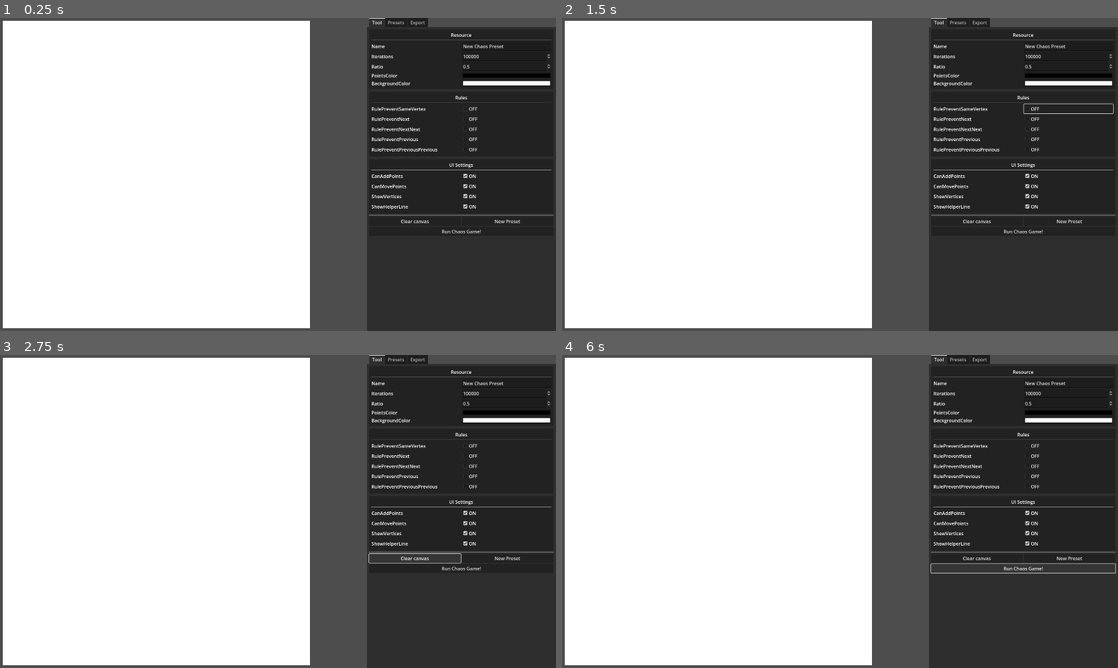
Above: before the commit, frames 1-4 (two rows, left to right).
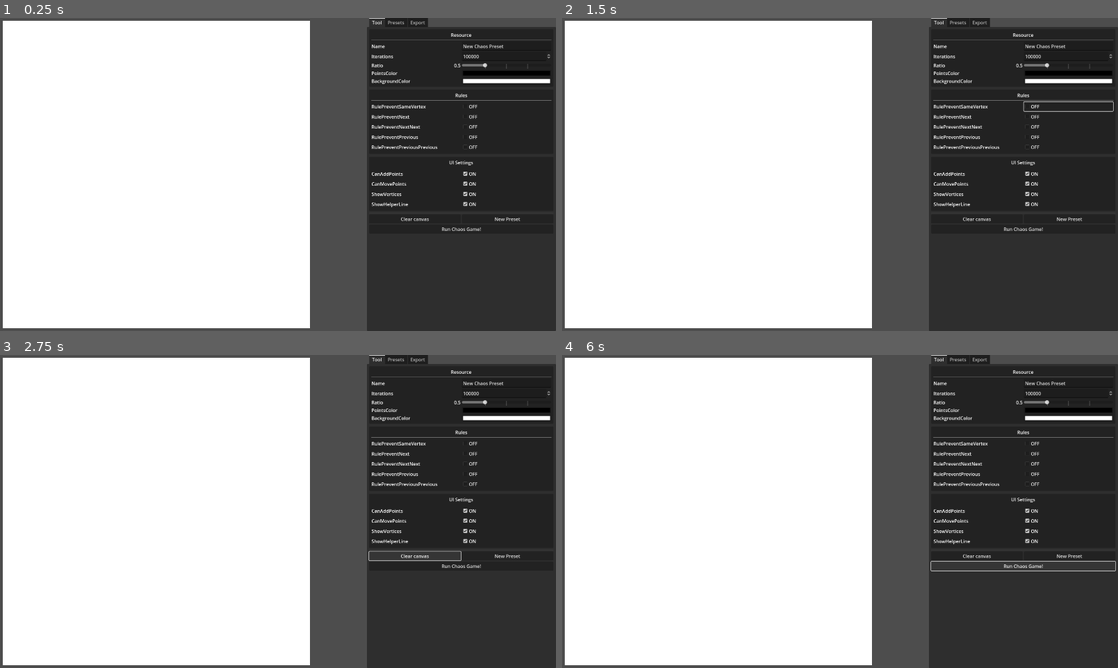
Above: after the commit, the same moments.

Repository: VojtaStruhar/chaos-game
Game: Godot game, scene res://main.tscn
Two runs of this game, one before a commit and one after it. Both use one fixed random seed, a clock stepped at 60 frames per second and the inputs below.
Inputs:
- Up to frame 1 (0.25 s): no input
- Up to frame 2 (1.5 s): click "OFF" at 0.5 s; click "ON" at 1.25 s
- Up to frame 3 (2.75 s): click "Clear canvas" at 2 s
- Up to frame 4 (6 s): click "Run Chaos Game!" at 2.75 s; click "OFF" at 3.5 s; click "ON" at 4.25 s; click "Clear canvas" at 5 s; click "Run Chaos Game!" at 5.75 s

The runs differ from the first frame. In frame 1, 2.4% of the frame differs, in the area x 66-100%, y 14-69%; in frame 2, 2.6%; in frame 3, 2.6%; in frame 4, 2.8%, in the area x 66-100%, y 14-70%.

Commit message:
Added slider field for floats

Diff:
--- /dev/null
+++ b/property_fields/float_field.tscn
@@ -0,0 +1,69 @@
+[gd_scene load_steps=2 format=3 uid="uid://bs55pk3qpy746"]
+
+[sub_resource type="GDScript" id="GDScript_uwigv"]
+resource_name = "FloatField"
+script/source = "extends PropertyField
+
+@onready var label: Label = $LabelsContainer/Label
+@onready var value_label: Label = $LabelsContainer/ValueLabel
+@onready var slider: HSlider = $SliderContainer/HSlider
+
+
+var prop_stringname: StringName
+
+func setup(data: Dictionary):
+
+	var prop_name = data[\"name\"]
+	prop_stringname = StringName(prop_name)
+	label.text = prop_name.to_pascal_case()
+
+
+	if data[\"hint\"] == PROPERTY_HINT_RANGE:
+		var parts: PackedStringArray = data[\"hint_string\"].split(\",\")
+		assert(parts.size() == 3)
+
+		slider.min_value = parts[0].to_float()
+		slider.max_value = parts[1].to_float()
+		slider.step = parts[2].to_float()
+
+	# Assign current value
+	slider.value = preset.get(prop_name)
+	value_label.text = str(slider.value)
+
+	slider.value_changed.connect(func(v):
+		preset.set(prop_stringname, v)
+		value_label.text = str(v)
+	)
+"
+
+[node name="FloatField" type="HBoxContainer"]
+anchors_preset = 10
+anchor_right = 1.0
+offset_bottom = 31.0
+grow_horizontal = 2
+script = SubResource("GDScript_uwigv")
+
+[node name="LabelsContainer" type="HBoxContainer" parent="."]
+layout_mode = 2
+size_flags_horizontal = 3
+
+[node name="Label" type="Label" parent="LabelsContainer"]
+layout_mode = 2
+size_flags_horizontal = 3
+text = "Label"
+
+[node name="ValueLabel" type="Label" parent="LabelsContainer"]
+layout_mode = 2
+size_flags_horizontal = 3
+text = "Slider value"
+horizontal_alignment = 2
+
+[node name="SliderContainer" type="HBoxContainer" parent="."]
+layout_mode = 2
+size_flags_horizontal = 3
+size_flags_vertical = 4
+
+[node name="HSlider" type="HSlider" parent="SliderContainer"]
+layout_mode = 2
+size_flags_horizontal = 3
+tick_count = 5
--- a/tool_panel.gd
+++ b/tool_panel.gd
@@ -9,6 +9,7 @@
 @onready var properties_container: VBoxContainer = $VBoxContainer/PropertiesContainer
 
 const NUMBER_FIELD = preload("res://property_fields/number_field.tscn")
+const FLOAT_FIELD = preload("res://property_fields/float_field.tscn")
 const TEXT_FIELD = preload("res://property_fields/text_field.tscn")
 const CHECKBOX_FIELD = preload("res://property_fields/checkbox_field.tscn")
 const COLOR_FIELD = preload("res://property_fields/color_field.tscn")
@@ -41,8 +42,10 @@
 			var prop_type = prop["type"]
 			var field_node = null
 
-			if prop_type == TYPE_FLOAT or prop_type == TYPE_INT:
+			if prop_type == TYPE_INT:
 				field_node = NUMBER_FIELD.instantiate()
+			elif prop_type == TYPE_FLOAT:
+				field_node = FLOAT_FIELD.instantiate()
 			elif prop_type == TYPE_STRING:
 				field_node = TEXT_FIELD.instantiate()
 			elif prop_type == TYPE_BOOL:
